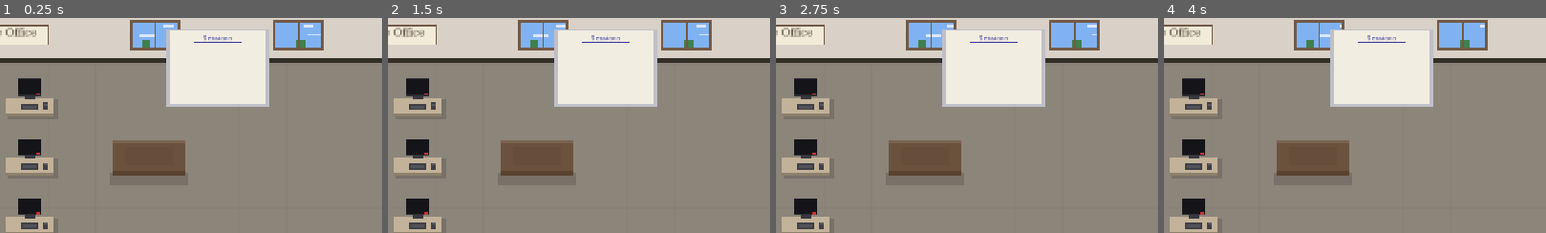
Above: before the commit, frames 1-4 (left to right).
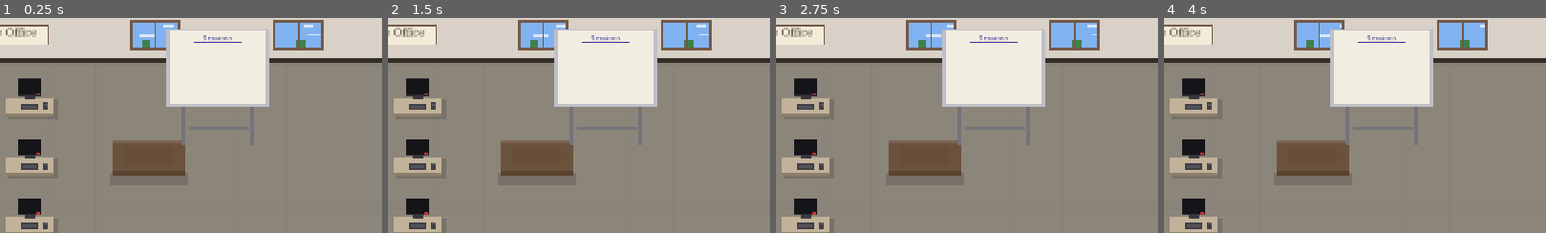
Above: after the commit, the same moments.

Repository: pknull/ccworkspace
Game: Godot game, scene res://scenes/Main.tscn
Two runs of this game, one before a commit and one after it. Both use one fixed random seed, a clock stepped at 60 frames per second and the inputs below.
Inputs (mouse positions are % of the whole screen's width and height, from its top left):
- Up to frame 1 (0.25 s): no input
- Up to frame 2 (1.5 s): tap Enter at 0.5 s; move the mouse to (72, 45) at 0.52 s; click (72, 45) at 0.67 s; click "Reset Layout" at 1.25 s
- Up to frame 3 (2.75 s): drag from (30, 55) to (45, 70) at 2.02 s
- Up to frame 4 (4 s): move the mouse to (60, 28) at 2.77 s; click (60, 28) at 2.92 s; drag from (45, 70) to (20, 35) at 3.52 s
The pictures show only the part of the screen within x 50-100%, y 0-50%; the shares and areas given below are measured in that part.

The runs differ from the first frame. In frame 1, 0.6% of the frame differs, in the area x 47-67%, y 41-60%; in frame 2, 0.6%; in frame 3, 0.6%; in frame 4, 0.6%.

Commit message:
Fix visual and behavioral bugs in office simulation
Visual fixes:
- Add z_index to body parts (body=0, tie=1, head=2) for proper layering
- Remove necklace/scarf from female agents (translated poorly)
- Add easel legs to whiteboard/taskboard
- Expand cat and whiteboard drag bounds to full office area

Monitor timing:
- Split set_occupied() into reservation + set_monitor_active()
- Monitor now turns on when agent arrives, not when assigned
- Yellow indicator while walking, green when working

Desk cleanup:
- Clear personal items defensively when new agent arrives
- Clear items automatically when desk is vacated

Session exit detection:
- Detect /exit and /quit commands in JSONL transcripts
- Orchestrators now leave office (walk out door) on session exit
- Clean up session from taskboard when orchestrator leaves

Co-Authored-By: Claude Opus 4.5 <noreply@anthropic.com>

Diff:
--- a/scripts/Agent.gd
+++ b/scripts/Agent.gd
@@ -279,6 +279,7 @@
 	body.size = Vector2(26, 32)
 	body.position = Vector2(-13, -15)
 	body.color = Color(0.95, 0.95, 0.93)  # Off-white shirt
+	body.z_index = 0
 	add_child(body)
 
 	# Shirt collar points
@@ -286,18 +287,21 @@
 	collar_left.size = Vector2(8, 6)
 	collar_left.position = Vector2(-11, -15)
 	collar_left.color = Color(0.95, 0.95, 0.93)
+	collar_left.z_index = 0
 	add_child(collar_left)
 
 	var collar_right = ColorRect.new()
 	collar_right.size = Vector2(8, 6)
 	collar_right.position = Vector2(3, -15)
 	collar_right.color = Color(0.95, 0.95, 0.93)
+	collar_right.z_index = 0
 	add_child(collar_right)
 
 	# Tie (colored by agent type)
 	tie = ColorRect.new()
 	tie.size = Vector2(6, 22)
 	tie.position = Vector2(-3, -12)
+	tie.z_index = 1
 	add_child(tie)
 
 	# Tie knot
@@ -305,6 +309,7 @@
 	tie_knot.name = "TieKnot"
 	tie_knot.size = Vector2(8, 5)
 	tie_knot.position = Vector2(-4, -15)
+	tie_knot.z_index = 1
 	add_child(tie_knot)
 
 	# Head (container for face parts)
@@ -312,6 +317,7 @@
 	head.size = Vector2(18, 18)
 	head.position = Vector2(-9, -35)
 	head.color = skin_color
+	head.z_index = 2
 	add_child(head)
 
 	# Hair (short male style) - child of head
@@ -393,6 +399,7 @@
 	body.size = Vector2(26, 32)
 	body.position = Vector2(-13, -15)
 	body.color = blouse_color
+	body.z_index = 0
 	add_child(body)
 
 	# Collar (rounded for blouse)
@@ -400,19 +407,19 @@
 	collar.size = Vector2(18, 6)
 	collar.position = Vector2(-9, -17)
 	collar.color = blouse_color
+	collar.z_index = 0
 	add_child(collar)
 
-	# Accent (necklace or scarf instead of tie) - colored by agent type
-	tie = ColorRect.new()
-	tie.size = Vector2(12, 4)
-	tie.position = Vector2(-6, -13)
-	add_child(tie)
+	# Female agents don't have a visible tie/necklace - it translated poorly visually
+	# The agent type is still shown via the label above their head
+	tie = null
 
 	# Head (container for face parts)
 	head = ColorRect.new()
 	head.size = Vector2(18, 18)
 	head.position = Vector2(-9, -35)
 	head.color = skin_color
+	head.z_index = 2
 	add_child(head)
 
 	# Eyes - children of head
@@ -686,6 +693,9 @@
 			# Arrived at desk, start working
 			work_elapsed = 0.0
 			state = State.WORKING
+			# Turn on monitor now that agent has arrived
+			if assigned_desk and assigned_desk.has_method("set_monitor_active"):
+				assigned_desk.set_monitor_active(true)
 			# Place personal items on desk
 			_place_personal_items_on_desk()
 			print("[Agent %s] Reached desk, starting work (pending_completion=%s)" % [agent_id, pending_completion])
@@ -734,6 +744,10 @@
 	if status_label:
 		status_label.text = "Heading out..."
 
+func start_leaving() -> void:
+	# Public method for external callers (e.g., when session exits)
+	_start_leaving()
+
 func _process_socializing(delta: float) -> void:
 	# Walk to water cooler if not there yet
 	if not path_waypoints.is_empty():
@@ -899,7 +913,7 @@
 
 func assign_desk(desk: Node2D) -> void:
 	assigned_desk = desk
-	desk.set_occupied(true)
+	desk.set_occupied(true)  # Reserve the desk
 	target_position = desk.get_work_position()
 
 func start_walking_to_desk() -> void:
@@ -1014,6 +1028,10 @@
 func _place_personal_items_on_desk() -> void:
 	if not assigned_desk:
 		return
+
+	# Clear any existing items first (defensive - in case previous agent didn't clean up)
+	if assigned_desk.has_method("clear_personal_items"):
+		assigned_desk.clear_personal_items()
 
 	# Generate items if not already done
 	if personal_item_types.is_empty():
--- a/scripts/Desk.gd
+++ b/scripts/Desk.gd
@@ -215,8 +215,20 @@
 
 func set_occupied(occupied: bool) -> void:
 	is_occupied = occupied
+	# Only update indicator, not monitor - monitor is controlled by set_monitor_active
 	if occupied:
-		# Occupied: green indicator, lit screen
+		if status_indicator:
+			status_indicator.color = Color(0.8, 0.6, 0.2)  # Yellow/amber when reserved but worker not yet arrived
+	else:
+		if status_indicator:
+			status_indicator.color = Color(0.8, 0.2, 0.2)  # Red when unoccupied
+		# Turn off monitor and clear items when desk is vacated
+		set_monitor_active(false)
+		clear_personal_items()
+
+func set_monitor_active(active: bool) -> void:
+	if active:
+		# Worker arrived: green indicator, lit screen
 		if status_indicator:
 			status_indicator.color = Color(0.2, 0.8, 0.2)  # Green
 		if screen:
@@ -224,9 +236,7 @@
 		if screen_glow:
 			screen_glow.color = Color(0.2, 0.35, 0.22)  # Lighter green glow
 	else:
-		# Unoccupied: red indicator, dark screen
-		if status_indicator:
-			status_indicator.color = Color(0.8, 0.2, 0.2)  # Red
+		# Dark screen
 		if screen:
 			screen.color = Color(0.08, 0.08, 0.10)  # Dark/off
 		if screen_glow:
--- a/scripts/OfficeCat.gd
+++ b/scripts/OfficeCat.gd
@@ -39,7 +39,7 @@
 
 # Boundaries for wandering
 var bounds_min: Vector2 = Vector2(30, 100)
-var bounds_max: Vector2 = Vector2(780, 620)
+var bounds_max: Vector2 = Vector2(1250, 620)  # Full width like other furniture
 
 # Desk obstacles (rectangles to avoid)
 var desk_rects: Array[Rect2] = []
--- a/scripts/OfficeManager.gd
+++ b/scripts/OfficeManager.gd
@@ -341,6 +341,9 @@
 	if event_type == "session_end":
 		_handle_session_end(event_data)
 		return
+	if event_type == "session_exit":
+		_handle_session_exit(event_data)
+		return
 
 	# Update status
 	var tool_name = event_data.get("tool", "")
@@ -372,6 +375,38 @@
 			print("[OfficeManager] Session ended: %s" % session_id.substr(0, 8))
 			_send_orchestrator_to_cooler(orchestrator)
 		_update_taskboard()
+
+func _handle_session_exit(data: Dictionary) -> void:
+	# User ran /exit or /quit - orchestrator should leave the office
+	var session_id = data.get("session_id", "")
+	if session_id and session_orchestrators.has(session_id):
+		var orchestrator = session_orchestrators[session_id] as Agent
+		session_orchestrators.erase(session_id)
+		if orchestrator and is_instance_valid(orchestrator):
+			print("[OfficeManager] Session exit (/exit or /quit): %s" % session_id.substr(0, 8))
+			_make_orchestrator_leave(orchestrator)
+		_update_taskboard()
+	# Also remove from idle orchestrators if present
+	for i in range(idle_orchestrators.size() - 1, -1, -1):
+		var orch = idle_orchestrators[i]
+		if orch.session_id == session_id:
+			idle_orchestrators.remove_at(i)
+			if is_instance_valid(orch):
+				_make_orchestrator_leave(orch)
+
+func _make_orchestrator_leave(orchestrator: Agent) -> void:
+	# Free up desk if occupied
+	if orchestrator.assigned_desk:
+		orchestrator.assigned_desk.set_occupied(false)
+		orchestrator.assigned_desk = null
+	# Make orchestrator walk to the door and exit
+	orchestrator.set_door_position(spawn_point)
+	if orchestrator.has_method("start_leaving"):
+		orchestrator.start_leaving()
+	else:
+		# Fallback: directly set leaving state
+		orchestrator.state = Agent.State.LEAVING
+		orchestrator._build_path_to(spawn_point)
 
 func _handle_agent_spawn(data: Dictionary) -> void:
 	var agent_id = data.get("agent_id", "agent_%d" % Time.get_ticks_msec())
@@ -552,6 +587,7 @@
 	orchestrator.assign_desk(desk)
 	orchestrator.is_waiting_for_completion = false
 	orchestrator.min_work_time = 999999
+	orchestrator.work_completed.connect(_on_orchestrator_completed)
 	add_child(orchestrator)
 
 	session_orchestrators[session_id] = orchestrator
@@ -592,6 +628,20 @@
 	_release_meeting_spot(aid)
 
 	agent.queue_free()
+
+func _on_orchestrator_completed(orchestrator: Agent) -> void:
+	# Orchestrator has finished leaving (walked out the door)
+	print("[OfficeManager] Orchestrator left: %s" % orchestrator.agent_id)
+
+	# Clean up from tracking
+	if orchestrator.session_id and session_orchestrators.has(orchestrator.session_id):
+		session_orchestrators.erase(orchestrator.session_id)
+
+	# Remove from idle list if present
+	idle_orchestrators.erase(orchestrator)
+
+	orchestrator.queue_free()
+	_update_taskboard()
 
 # =============================================================================
 # FURNITURE POSITION UPDATES
--- a/scripts/OfficeVisualFactory.gd
+++ b/scripts/OfficeVisualFactory.gd
@@ -442,9 +442,36 @@
 	taskboard.item_name = "taskboard"
 	taskboard.set_click_area(Rect2(0, 0, 170, 130))
 	taskboard.z_index = OfficeConstants.Z_TASKBOARD
-	# Taskboard has different drag bounds (can be placed along top wall)
-	taskboard.drag_bounds_min = Vector2(30, 10)
-	taskboard.drag_bounds_max = Vector2(1100, 120)
+	# Taskboard can be placed anywhere (now has easel legs)
+	taskboard.drag_bounds_min = Vector2(30, 100)
+	taskboard.drag_bounds_max = Vector2(1100, 520)  # Can go on floor, but leave room for legs
+
+	# Easel legs (behind frame)
+	var leg_color = Color(0.45, 0.45, 0.48)  # Dark metal
+
+	# Left leg
+	var left_leg = ColorRect.new()
+	left_leg.size = Vector2(6, 70)
+	left_leg.position = Vector2(25, 125)
+	left_leg.color = leg_color
+	left_leg.z_index = -1
+	taskboard.add_child(left_leg)
+
+	# Right leg
+	var right_leg = ColorRect.new()
+	right_leg.size = Vector2(6, 70)
+	right_leg.position = Vector2(139, 125)
+	right_leg.color = leg_color
+	right_leg.z_index = -1
+	taskboard.add_child(right_leg)
+
+	# Cross brace between legs
+	var brace = ColorRect.new()
+	brace.size = Vector2(100, 4)
+	brace.position = Vector2(38, 165)
+	brace.color = leg_color
+	brace.z_index = -1
+	taskboard.add_child(brace)
 
 	# Whiteboard frame (silver/aluminum)
 	var frame = ColorRect.new()
--- a/scripts/TranscriptWatcher.gd
+++ b/scripts/TranscriptWatcher.gd
@@ -150,6 +150,25 @@
 	if not entry is Dictionary:
 		return
 
+	# Check for /exit or /quit commands in user messages
+	var entry_type = entry.get("type", "")
+	if entry_type == "user":
+		var user_message = entry.get("message", {})
+		if user_message is Dictionary:
+			var user_content = user_message.get("content", "")
+			if user_content is String:
+				if user_content.contains("<command-name>/exit</command-name>") or \
+				   user_content.contains("<command-name>/quit</command-name>"):
+					var session_id = session_path.get_file().get_basename()
+					print("[TranscriptWatcher] EXIT detected for session: %s" % session_id)
+					event_received.emit({
+						"event": "session_exit",
+						"session_id": session_id,
+						"session_path": session_path,
+						"timestamp": entry.get("timestamp", Time.get_datetime_string_from_system())
+					})
+					return  # Don't process further for exit commands
+
 	var message = entry.get("message", {})
 	if not message is Dictionary:
 		return
